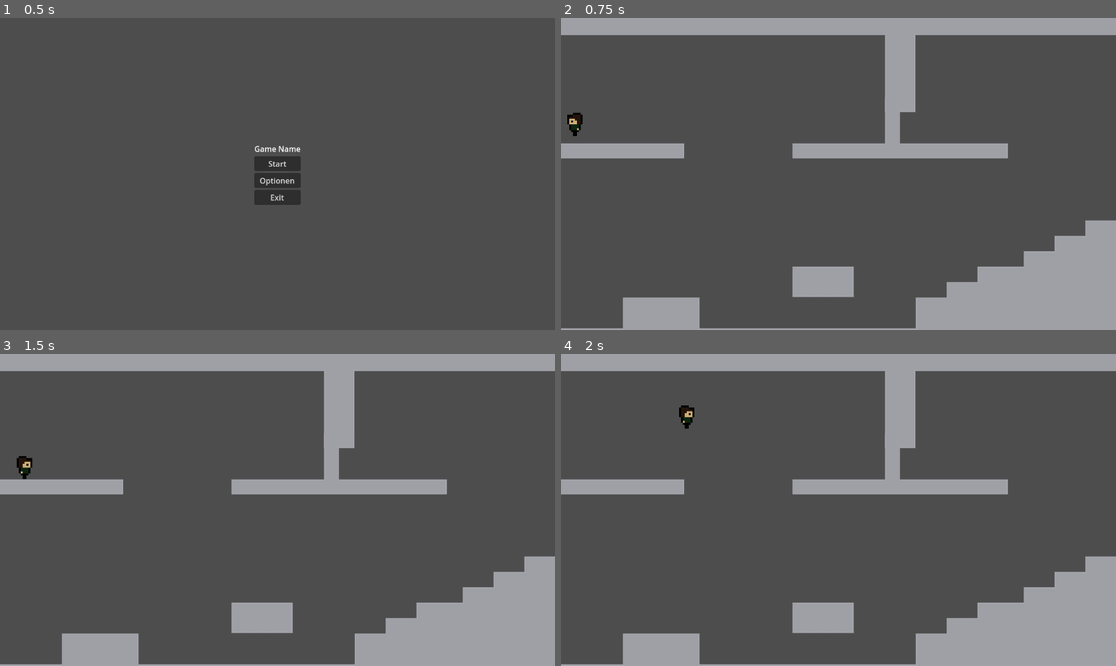
Above: before the commit, frames 1-4 (two rows, left to right).
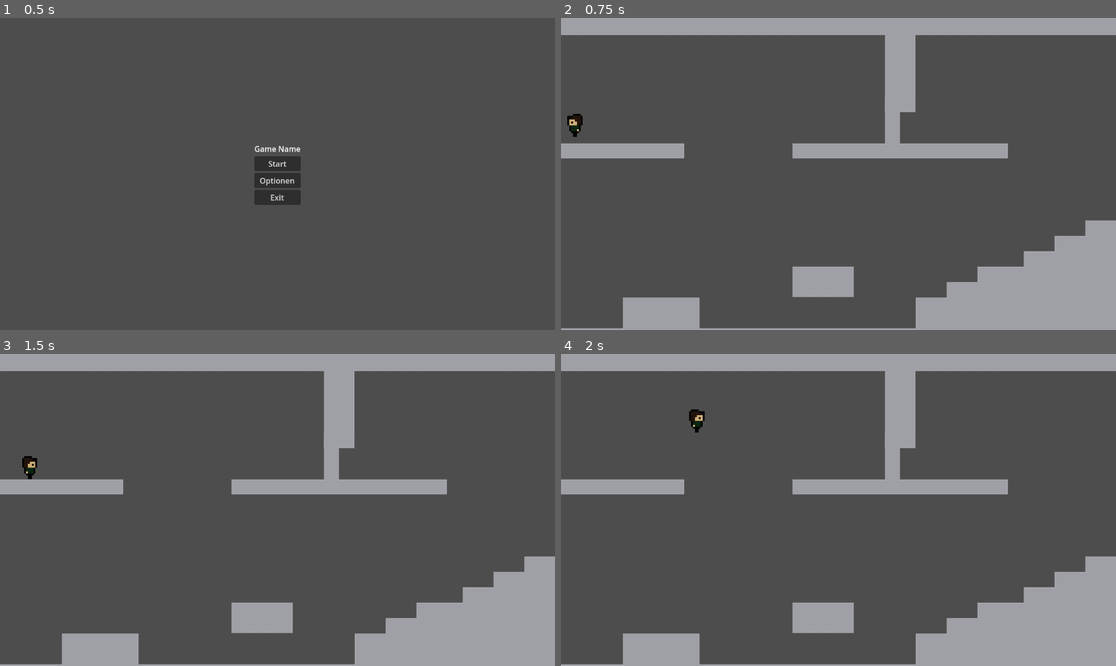
Above: after the commit, the same moments.

Repository: CelerityTAS/RostEntfernerTMLLC
Game: Godot game, scene res://scenes/menus/mainmenu.tscn
Two runs of this game, one before a commit and one after it. Both use one fixed random seed, a clock stepped at 60 frames per second and the inputs below.
Inputs:
- Up to frame 1 (0.5 s): no input
- Up to frame 2 (0.75 s): click "Start" at 0.5 s
- Up to frame 3 (1.5 s): tap Enter at 1.25 s; hold D (right) from 1.28 s (still down)
- Up to frame 4 (2 s): keep holding D (right); tap W (jump) at 1.52 s

Frame 1 is identical in both runs. In frame 2, less than 0.1% of the frame differs, in the area x 1-4%, y 30-39%; in frame 3, 0.2%; in frame 4, 0.3%, in the area x 21-26%, y 16-26%.

Commit message:
tweaked player values

Diff:
--- a/Rostentferner/scenes/Player/player.gd
+++ b/Rostentferner/scenes/Player/player.gd
@@ -7,13 +7,11 @@
 @export var SPEED = 300.0
 @export var JUMP_VELOCITY = -400.0
 @export var MAX_JUMP_TIMER = 11
-@export var MAX_COYOTE_TIMER = 3
-@export var ACCELERATION = 20
+@export var MAX_COYOTE_TIMER = 2
+@export var ACCELERATION = 30
 @export var DECELERATION = 100
 @export var TERMINAL_SPEED = 500
-
-# Get the gravity from the project settings to be synced with RigidBody nodes.
-var GRAVITY = ProjectSettings.get_setting("physics/2d/default_gravity")
+@export var GRAVITY = 1000
 @onready var sprite = $AnimatedSprite2D
 var movement = Vector2()
 
